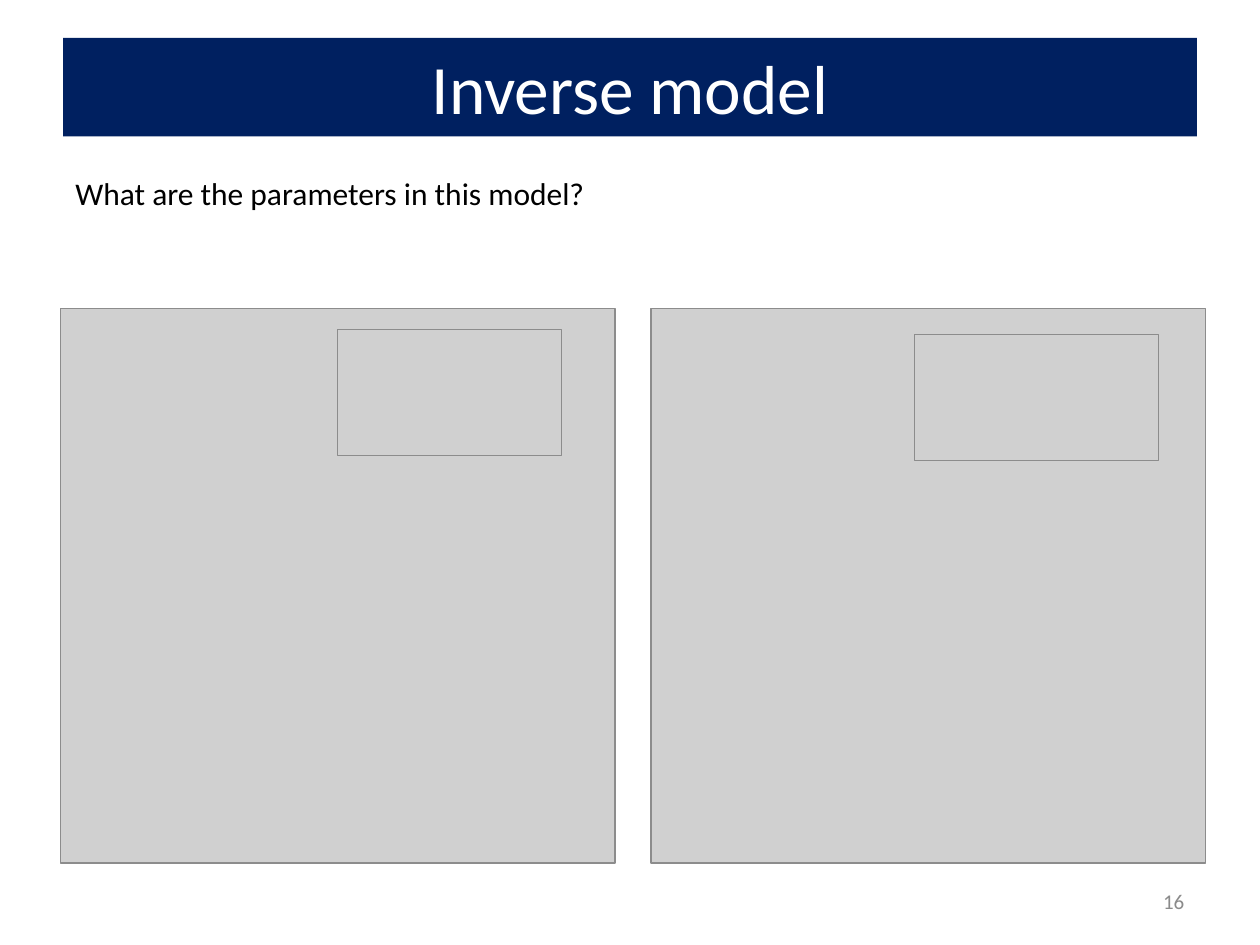
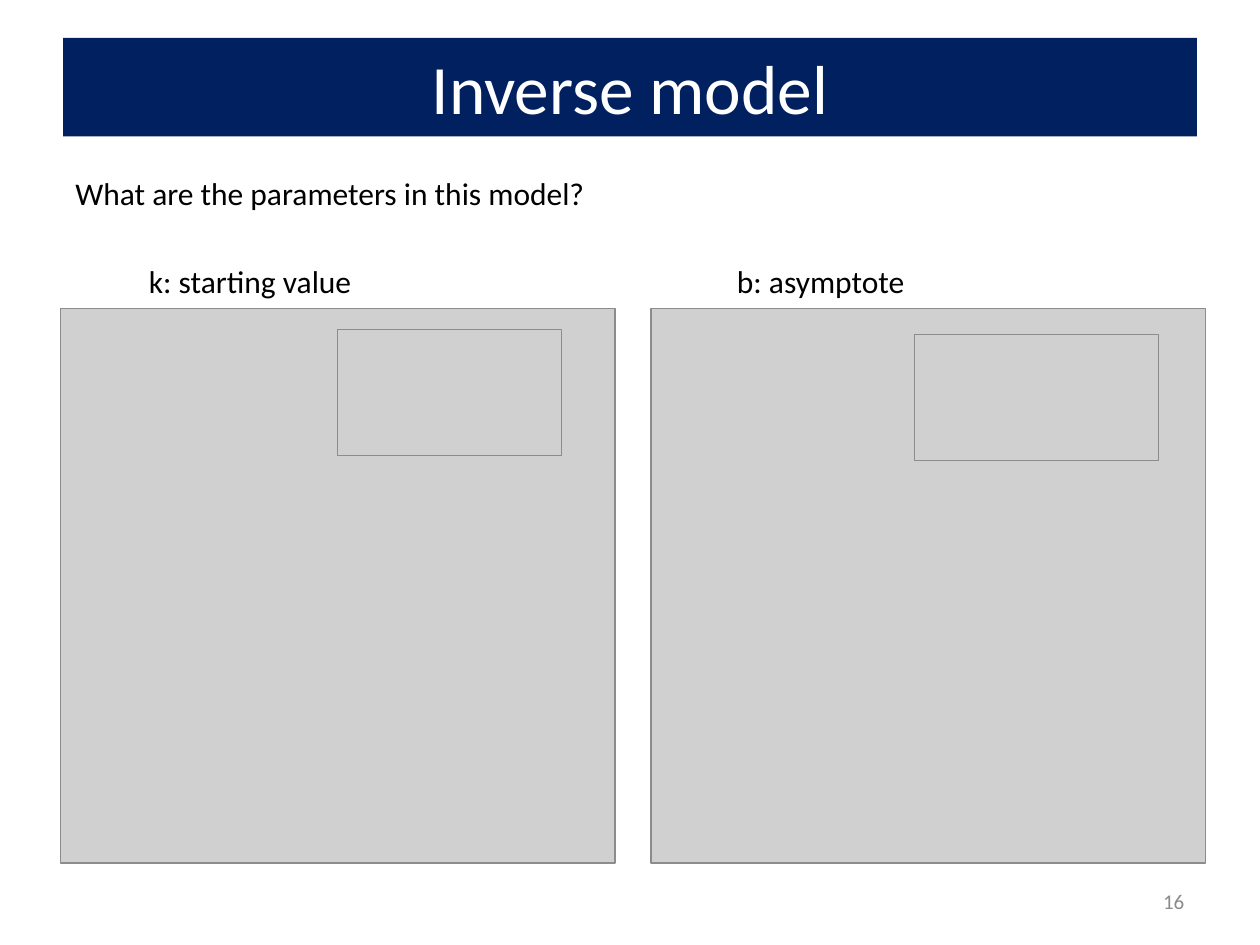
Before and after one commit to friendly/6135, a slide deck: slide 16 of lectures/bootstrap.pptx. Drawn at 1260x945 pixels with LibreOffice and Linux fonts; fonts in the diff are those of the drawing; grey boxes stand for pictures. Boxes give left, top, right and bottom in pixels: in the first picture for what was removed or moved away, otherwise in the second. Text is boxed around its words. In the diff, an @@ line names an element or a change of style, - is before the commit and + after.

```diff
--- a/lectures/bootstrap.pptx
+++ b/lectures/bootstrap.pptx
@@ text added at box(149, 271, 351, 299), 18 pt, text #000000 @@
+k: starting value
@@ text added at box(737, 271, 904, 298), 18 pt, text #000000 @@
+b: asymptote
```
Also in this commit, not shown: 4 other slides changed, 7 other files.
